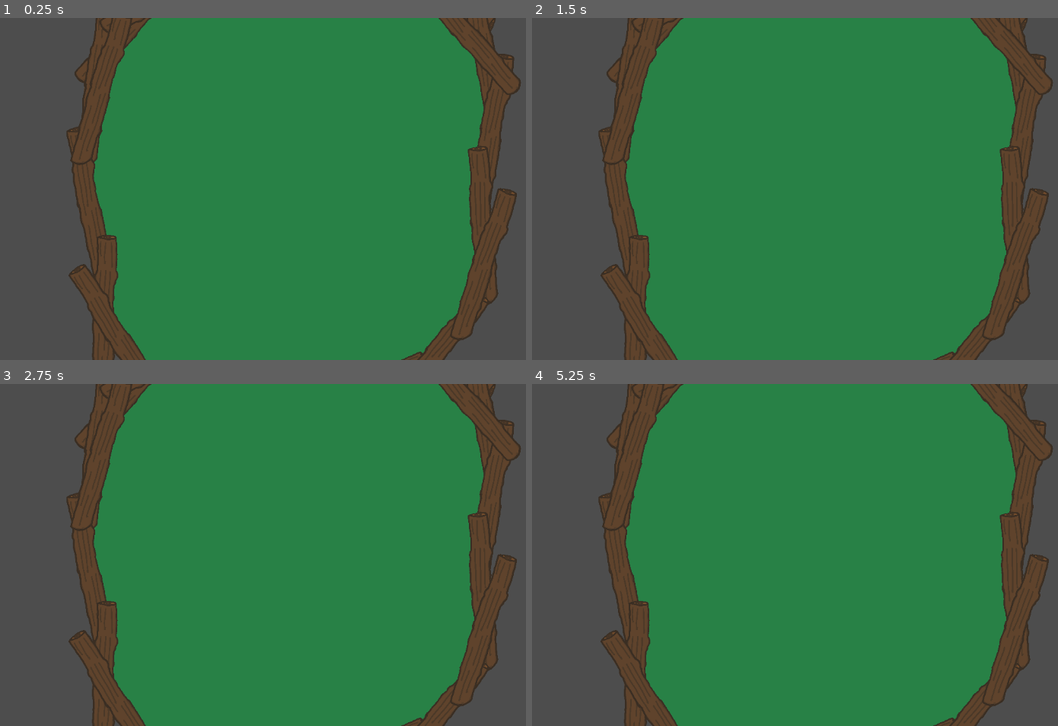
Above: before the commit, frames 1-4 (two rows, left to right).
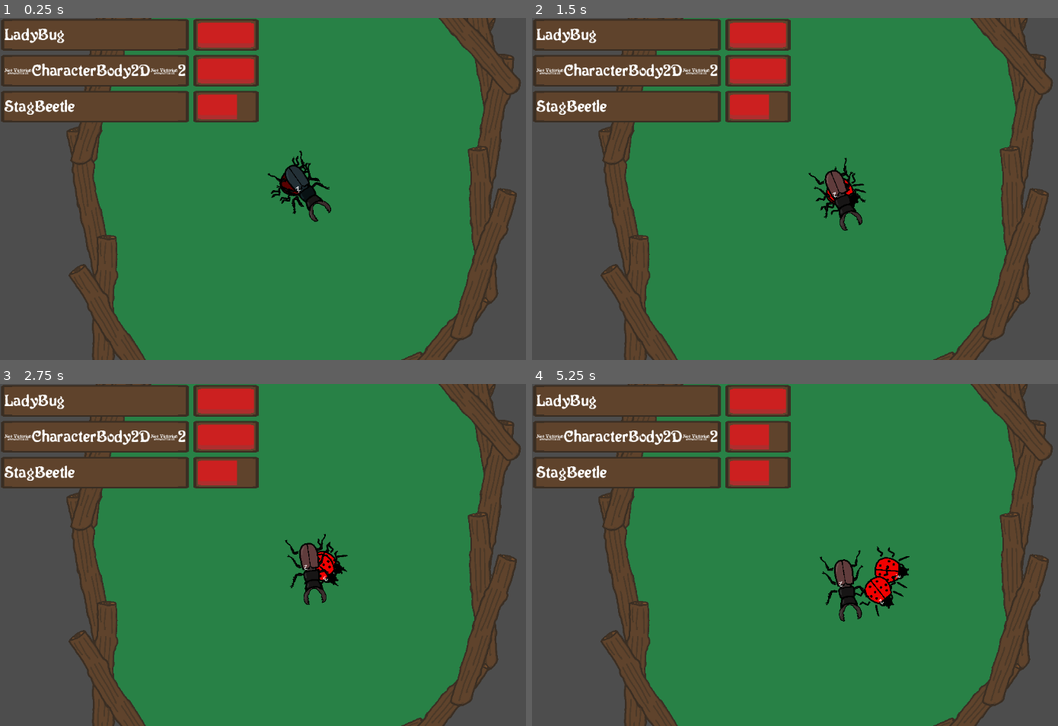
Above: after the commit, the same moments.

Repository: YewChian/BeetleArena
Game: Godot game, scene res://Events/arena.tscn
The game is run twice, just before and just after one commit, with the same random seed, the same clock (stepped at 60 frames per second) and the same inputs. This scene is started directly instead of the project's main scene.
Inputs (mouse positions are in pixels of both pictures, inside the frame that each line leads up to):
- Up to frame 1 (0.25 s): no input
- Up to frame 2 (1.5 s): move the mouse to (968, 171) at 0.52 s; tap Mouse wheel down (mouse_wheel_down) at 0.6 s; move the mouse to (716, 206) at 1.27 s; tap Mouse wheel up (mouse_wheel_up) at 1.35 s
- Up to frame 3 (2.75 s): move the mouse to (362, 479) at 2.02 s; tap Mouse wheel down (mouse_wheel_down) at 2.1 s
- Up to frame 4 (5.25 s): move the mouse to (805, 623) at 2.77 s; tap Mouse wheel up (mouse_wheel_up) at 2.85, 4.35 s; move the mouse to (1021, 606) at 3.52 s; tap Mouse wheel down (mouse_wheel_down) at 3.6, 5.1 s; move the mouse to (652, 503) at 4.27 s; move the mouse to (868, 555) at 5.02 s

The runs differ from the first frame. In frame 1, 13% of the frame differs, in the area x 0-63%, y 0-60%; in frame 2, 13%; in frame 3, 13%; in frame 4, 14%, in the area x 0-72%, y 0-70%.

Commit message:
added healthbars and theme

Diff:
--- a/Events/Arena.gd
+++ b/Events/Arena.gd
@@ -14,8 +14,28 @@
 
 func initialize_player_beetles():
 	var new_beetle : Object
+	var i : int = 0
+	#debug modifying inventory
+	Inventory.beetles = [load("res://Bodies/LadyBug.tscn"), load("res://Bodies/LadyBug.tscn")]
+	#end debug
 	for beetle in Inventory.beetles:
 		print("creating beetle")
 		new_beetle = beetle.instantiate()
 		new_beetle.team = 0
 		add_child(new_beetle)
+
+		var healthbar_container = $UI/HealthbarVBox.get_children()[i]
+		healthbar_container.beetle =  new_beetle
+		await healthbar_container.initialize_healthbar()
+		i += 1
+
+	#debug adding enemy beetle
+	print("creating beetle")
+	new_beetle = load("res://Bodies/StagBeetle.tscn").instantiate()
+	new_beetle.team = 1
+	add_child(new_beetle)
+
+	var healthbar_container = $UI/HealthbarVBox.get_children()[i]
+	healthbar_container.beetle =  new_beetle
+	await healthbar_container.initialize_healthbar()
+	#end debug
--- a/Events/arena.tscn
+++ b/Events/arena.tscn
@@ -1,7 +1,11 @@
-[gd_scene load_steps=3 format=3 uid="uid://iqvmh1opgbwg"]
+[gd_scene load_steps=7 format=3 uid="uid://iqvmh1opgbwg"]
 
 [ext_resource type="Texture2D" uid="uid://cydjm1giugtj7" path="res://Assets/Arenas/BEETLEARENA1.png" id="1_4w7x4"]
 [ext_resource type="Script" path="res://Events/Arena.gd" id="1_oq4ge"]
+[ext_resource type="Script" path="res://UI/HealthbarContainer.gd" id="3_t60ll"]
+[ext_resource type="Texture2D" uid="uid://dwfgoq6665frc" path="res://Assets/UI/HealthbarUnder.png" id="4_d6jd5"]
+[ext_resource type="Theme" uid="uid://b66cxik023bhq" path="res://WoodenTheme.tres" id="4_ngfcw"]
+[ext_resource type="Texture2D" uid="uid://cs1keje7vduiu" path="res://Assets/UI/HealthbarProgress.png" id="5_akmot"]
 
 [node name="Arena" type="Node2D"]
 script = ExtResource("1_oq4ge")
@@ -21,3 +25,72 @@
 
 [node name="Camera2D" type="Camera2D" parent="."]
 zoom = Vector2(0.15, 0.15)
+
+[node name="UI" type="CanvasLayer" parent="."]
+
+[node name="HealthbarVBox" type="VBoxContainer" parent="UI"]
+offset_right = 40.0
+offset_bottom = 40.0
+
+[node name="HealthbarContainer0" type="HBoxContainer" parent="UI/HealthbarVBox"]
+custom_minimum_size = Vector2(320, 0)
+layout_mode = 2
+size_flags_vertical = 3
+script = ExtResource("3_t60ll")
+
+[node name="NameContainer" type="PanelContainer" parent="UI/HealthbarVBox/HealthbarContainer0"]
+layout_mode = 2
+size_flags_horizontal = 3
+theme = ExtResource("4_ngfcw")
+
+[node name="NameLabel" type="Label" parent="UI/HealthbarVBox/HealthbarContainer0/NameContainer"]
+layout_mode = 2
+theme = ExtResource("4_ngfcw")
+
+[node name="Healthbar" type="TextureProgressBar" parent="UI/HealthbarVBox/HealthbarContainer0"]
+layout_mode = 2
+size_flags_horizontal = 8
+texture_under = ExtResource("4_d6jd5")
+texture_progress = ExtResource("5_akmot")
+
+[node name="HealthbarContainer1" type="HBoxContainer" parent="UI/HealthbarVBox"]
+custom_minimum_size = Vector2(320, 0)
+layout_mode = 2
+size_flags_vertical = 3
+script = ExtResource("3_t60ll")
+
+[node name="NameContainer" type="PanelContainer" parent="UI/HealthbarVBox/HealthbarContainer1"]
+layout_mode = 2
+size_flags_horizontal = 3
+theme = ExtResource("4_ngfcw")
+
+[node name="NameLabel" type="Label" parent="UI/HealthbarVBox/HealthbarContainer1/NameContainer"]
+layout_mode = 2
+theme = ExtResource("4_ngfcw")
+
+[node name="Healthbar" type="TextureProgressBar" parent="UI/HealthbarVBox/HealthbarContainer1"]
+layout_mode = 2
+size_flags_horizontal = 8
+texture_under = ExtResource("4_d6jd5")
+texture_progress = ExtResource("5_akmot")
+
+[node name="HealthbarContainer2" type="HBoxContainer" parent="UI/HealthbarVBox"]
+custom_minimum_size = Vector2(320, 0)
+layout_mode = 2
+size_flags_vertical = 3
+script = ExtResource("3_t60ll")
+
+[node name="NameContainer" type="PanelContainer" parent="UI/HealthbarVBox/HealthbarContainer2"]
+layout_mode = 2
+size_flags_horizontal = 3
+theme = ExtResource("4_ngfcw")
+
+[node name="NameLabel" type="Label" parent="UI/HealthbarVBox/HealthbarContainer2/NameContainer"]
+layout_mode = 2
+theme = ExtResource("4_ngfcw")
+
+[node name="Healthbar" type="TextureProgressBar" parent="UI/HealthbarVBox/HealthbarContainer2"]
+layout_mode = 2
+size_flags_horizontal = 8
+texture_under = ExtResource("4_d6jd5")
+texture_progress = ExtResource("5_akmot")
--- /dev/null
+++ b/UI/HealthbarContainer.gd
@@ -0,0 +1,13 @@
+extends HBoxContainer
+
+var beetle : Object
+
+func initialize_healthbar():
+	get_node("NameContainer/NameLabel").text = beetle.name
+	get_node("Healthbar").max_value = beetle.end
+
+func update_healthbar():
+	get_node("Healthbar").value = beetle.end
+
+func _process(delta):
+	update_healthbar()
--- /dev/null
+++ b/WoodenTheme.tres
@@ -0,0 +1,16 @@
+[gd_resource type="Theme" load_steps=4 format=3 uid="uid://b66cxik023bhq"]
+
+[ext_resource type="FontFile" uid="uid://b0yju06jjgqbl" path="res://Fonts/NeoVictorian.ttf" id="1_kgfn1"]
+[ext_resource type="Texture2D" uid="uid://dwfgoq6665frc" path="res://Assets/UI/HealthbarUnder.png" id="1_semd2"]
+
+[sub_resource type="StyleBoxTexture" id="StyleBoxTexture_ffu5d"]
+texture = ExtResource("1_semd2")
+texture_margin_left = 8.0
+texture_margin_top = 8.0
+texture_margin_right = 8.0
+texture_margin_bottom = 8.0
+
+[resource]
+default_font = ExtResource("1_kgfn1")
+default_font_size = 32
+PanelContainer/styles/panel = SubResource("StyleBoxTexture_ffu5d")
Binary file added: Assets/UI/HealthbarProgress.png
Not shown, added: Assets/UI/HealthbarProgress.png.import
Binary file added: Assets/UI/HealthbarUnder.png
Not shown, added: Assets/UI/HealthbarUnder.png.import
Binary file added: Fonts/NeoVictorian.ttf
Not shown, added: Fonts/NeoVictorian.ttf.import
